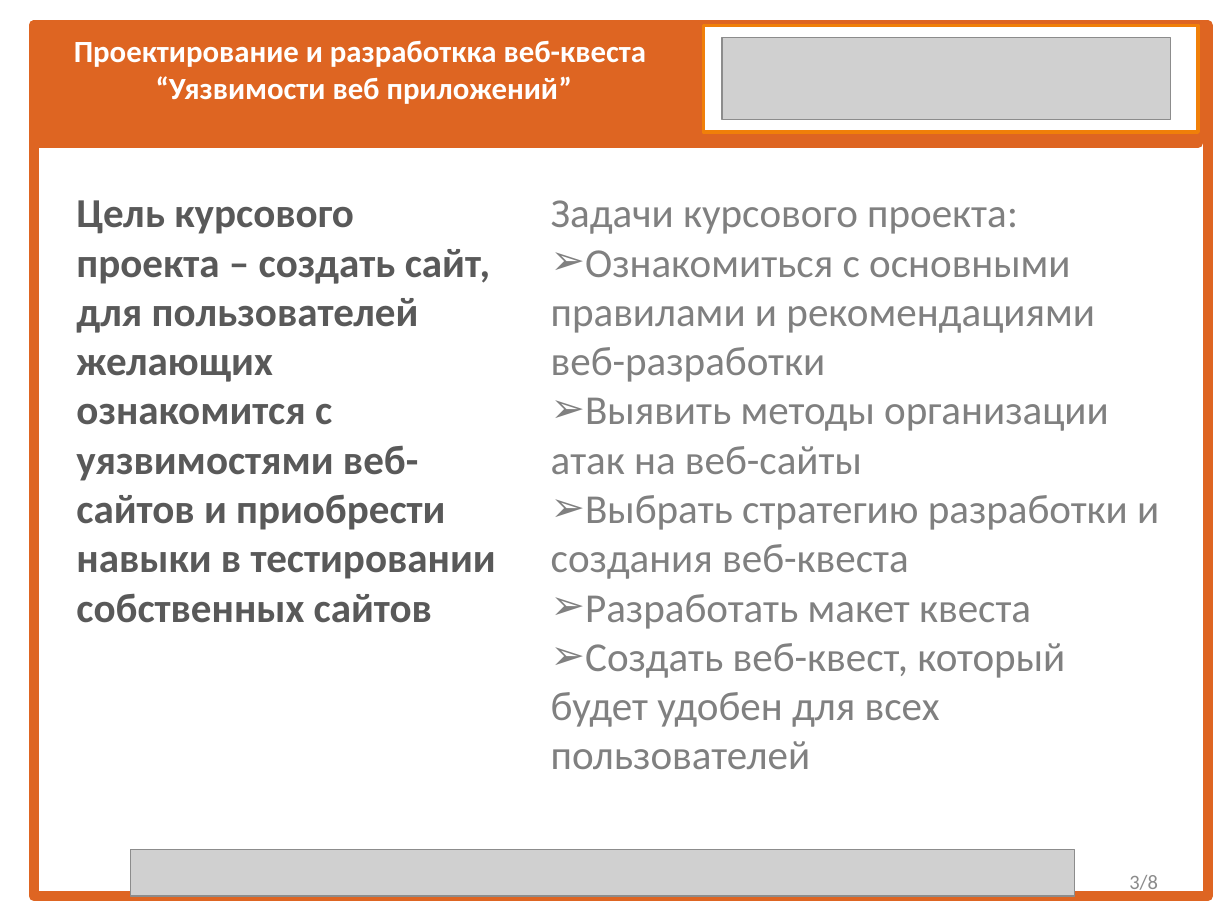
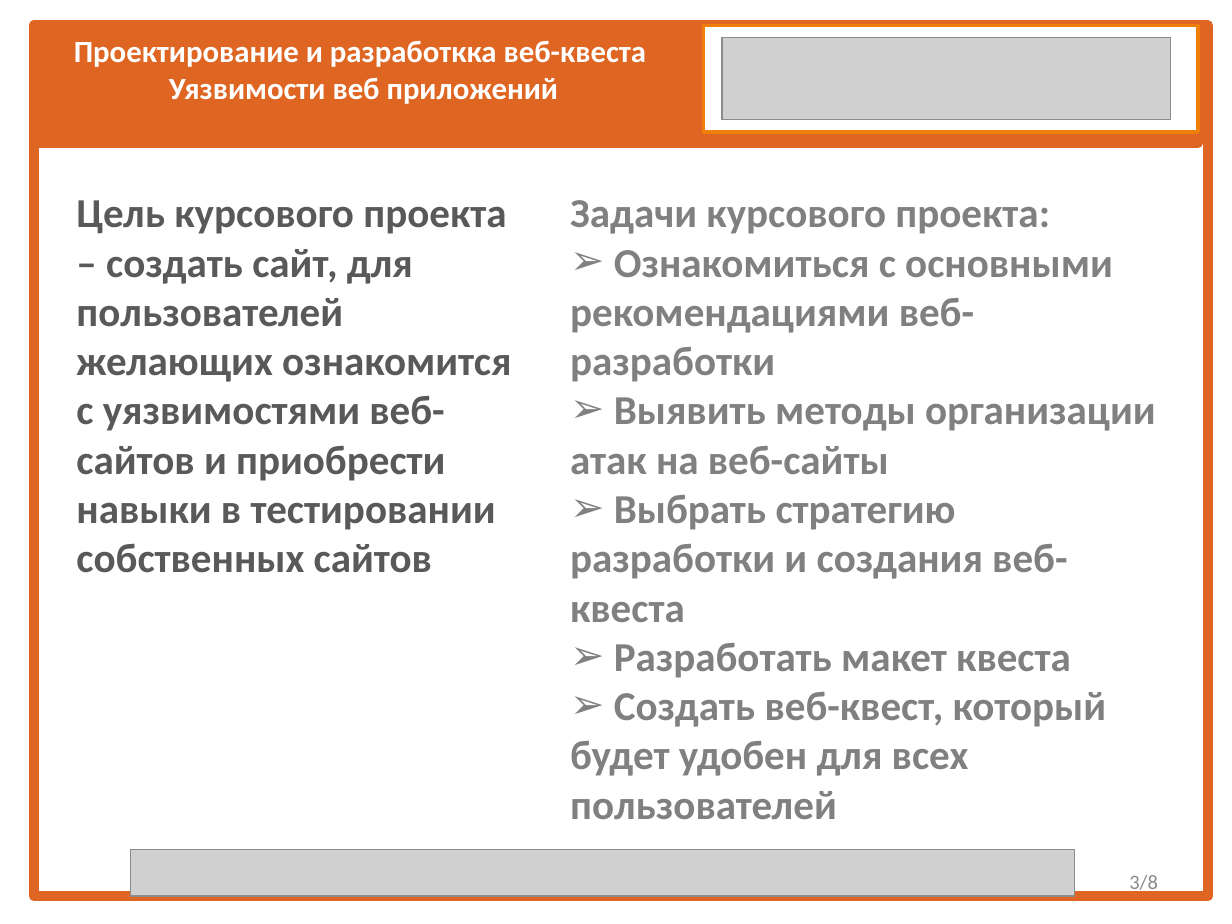
Before and after one commit to Rikishi1488/-, a slide deck: slide 3 of Презентация_шаблон_для защиты КП.pptx. Drawn at 1232x924 pixels with LibreOffice and Linux fonts; fonts in the diff are those of the drawing; grey boxes stand for pictures. Boxes give left, top, right and bottom in pixels: in the first picture for what was removed or moved away, otherwise in the second. Text is boxed around its words. In the diff, an @@ line names an element or a change of style, - is before the commit and + after.

```diff
--- a/Презентация_шаблон_для защиты КП.pptx
+++ b/Презентация_шаблон_для защиты КП.pptx
@@ text at box(169, 78, 558, 104): text changed @@
-“Уязвимости веб приложений”
+Уязвимости веб приложений
@@ title "Цель курсового проекта – создать ..." rewrapped from box(76, 200, 496, 623) to box(76, 200, 511, 573) @@
@@ text "Задачи курсового проекта:": place and size @@
-text "Задачи курсового проекта:" at box(551, 200, 1159, 769)
+text "Задачи курсового проекта:" at box(570, 200, 1156, 819)
@@ text at box(570, 200, 1156, 819): bold on in "Задачи курсового проекта:", "Выявить методы организации атак на веб-сайты", "Выбрать стратегию разработки и создания веб-квеста", "Разработать макет квеста" and 1 more places @@
@@ text at box(570, 250, 1113, 382): text changed; bold on @@
-➢ Ознакомиться с основными правилами и рекомендациями веб-разработки
+➢ Ознакомиться с основными рекомендациями веб-разработки
```
Also in this commit, not shown: 7 other slides changed, 1 other file.
